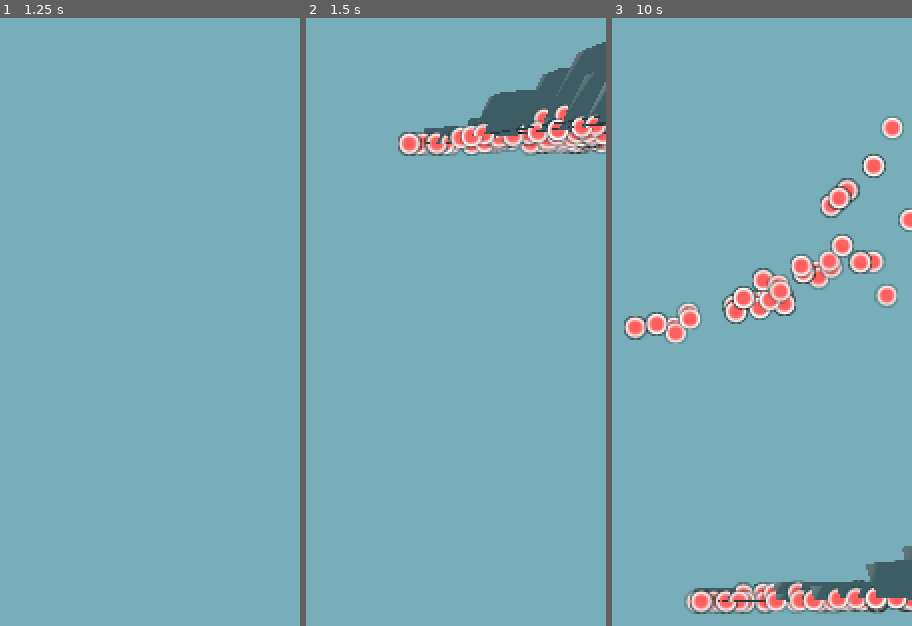
Above: before the commit, frames 1-3 (left to right).
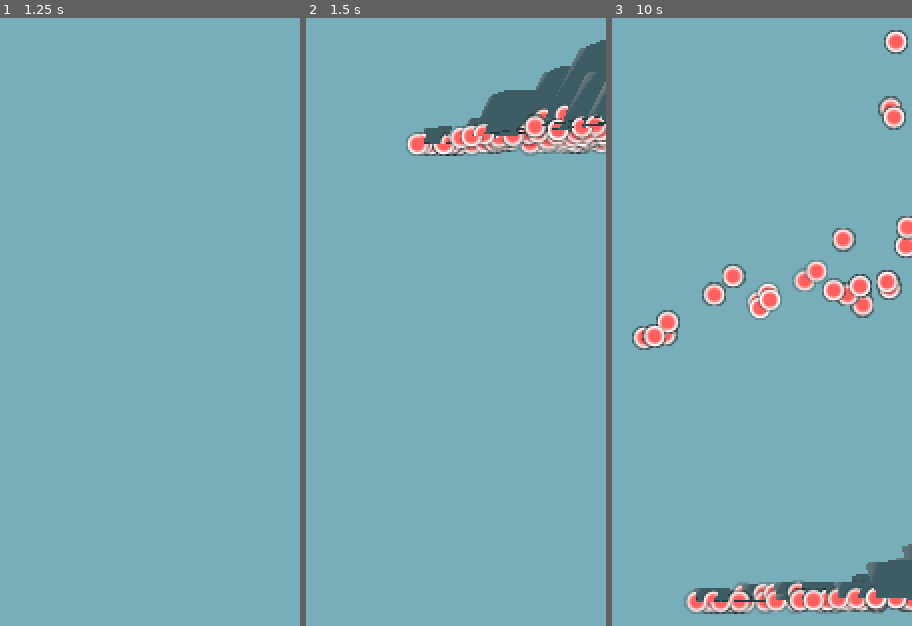
Above: after the commit, the same moments.

Repository: hidude562/CityMotor
Game: Godot game, scene res://scenes/city.tscn
The game is run twice, just before and just after one commit, with the same random seed, the same clock (stepped at 60 frames per second) and the same inputs.
Inputs (mouse positions are in pixels of both pictures, inside the frame that each line leads up to):
- Up to frame 1 (1.25 s): tap Enter at 0.5 s; move the mouse to (outside the picture) at 0.52 s; hold W from 0.53 s (still down); tap Q at 0.6 s; tap Space at 0.77 s
- Up to frame 2 (1.5 s): release W at 1.25 s; tap Space at 1.25 s; drag from (outside the picture) to (outside the picture) at 1.27 s
- Up to frame 3 (10 s): tap Enter at 2, 3.5 s; move the mouse to (outside the picture) at 2.02 s; hold W 2.03-2.78 s; tap Shift at 2.1, 5.85, 9.6 s; tap Space at 2.75, 3.02, 3.77, 4.25, 6.02, 6.77, 7.52, 9.77 s; move the mouse to (outside the picture) at 2.77 s; hold A 2.78-3.53 s; tap Alt at 2.85, 6.6 s; move the mouse to (outside the picture) at 3.52 s; hold W 3.53-4.25 s; tap Tab at 3.6, 7.35 s; drag from (outside the picture) to (outside the picture) at 4.27 s; move the mouse to (outside the picture) at 5.02 s; hold W 5.03-5.78 s; tap E at 5.1 s; move the mouse to (outside the picture) at 5.77 s; hold D 5.78-7.28 s; move the mouse to (outside the picture) at 6.52 s; move the mouse to (outside the picture) at 7.27 s; hold W 7.28-8.03 s; move the mouse to (outside the picture) at 8.02 s; hold S 8.03-8.75 s; tap Q at 8.1 s; drag from (outside the picture) to (outside the picture) at 8.77 s; move the mouse to (outside the picture) at 9.52 s; hold W from 9.53 s (still down); click (outside the picture) at 9.67 s

Frame 1 is identical in both runs. In frame 2, 1.1% of the frame differs, in the area x 30-100%, y 3-23%; in frame 3, 9.0%, in the area x 4-100%, y 1-99%.
Error in both runs: Invalid access to property or key 'currentDirectory' on a base object of type 'Node3D (cityGen.gd)'. (res://scripts/CharacterBody3D.gd:91)

Commit message:
buildings limited in height by area

Diff:
--- a/project/scripts/cityGen.gd
+++ b/project/scripts/cityGen.gd
@@ -554,7 +554,7 @@
 					var newPopulus = tiles[newSourceTile.y][newSourceTile.x].populus
 
 					var area = sizeX * sizeY
-					var populusModifier = (newPopulus / (newPopulus + area * 60)) * area * 60
+					var populusModifier = (newPopulus / (newPopulus + area * 80)) * area * 80
 					tiles[newSourceTile.y][newSourceTile.x].populus = populusModifier
 
 
Not shown: 2 places in project/scenes/building_base.tscn that only renumber resources
